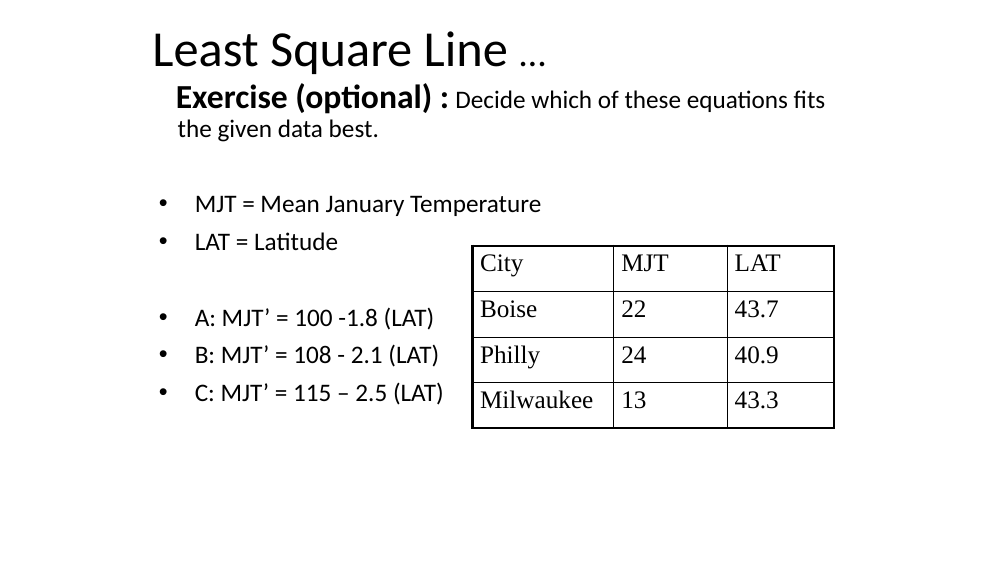
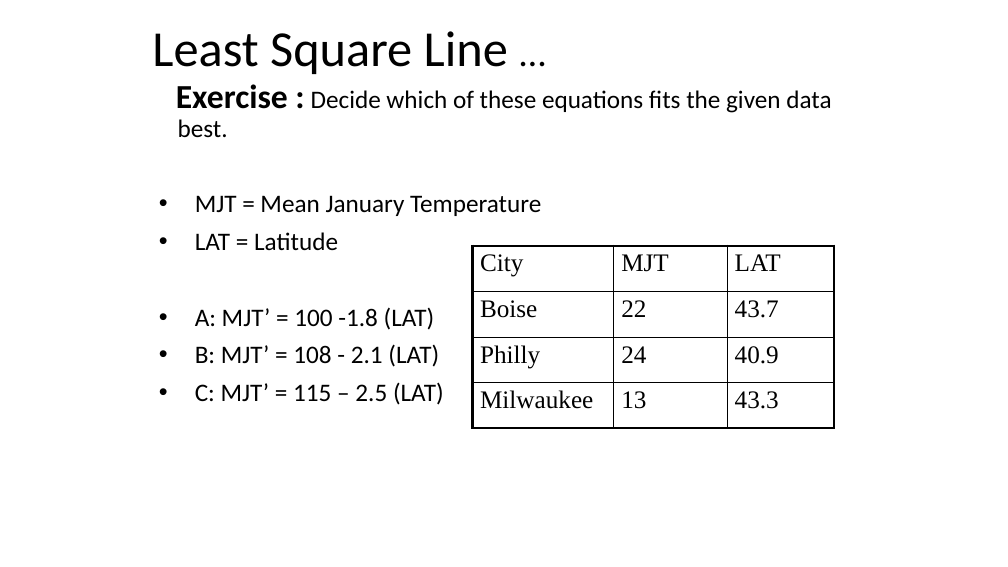
Before and after one commit to motazsaad/Math-Statistics-DataScience, a slide deck: slide 28 of slides/Linear Regerssion.pptx (slide 27 before the commit). Drawn at 1008x567 pixels with LibreOffice and Linux fonts; fonts in the diff are those of the drawing. Boxes give left, top, right and bottom in pixels: in the first picture for what was removed or moved away, otherwise in the second. Text is boxed around its words. In the diff, an @@ line names an element or a change of style, - is before the commit and + after.

```diff
--- a/slides/Linear Regerssion.pptx
+++ b/slides/Linear Regerssion.pptx
@@ text at <box>176,84,831,137</box>: text changed @@
-Exercise (optional) : Decide which of these equations fits the given data best.
+Exercise : Decide which of these equations fits the given data best.
```
Also in this commit, not shown: 10 other slides changed, 2 slides added, 13 slides removed.
